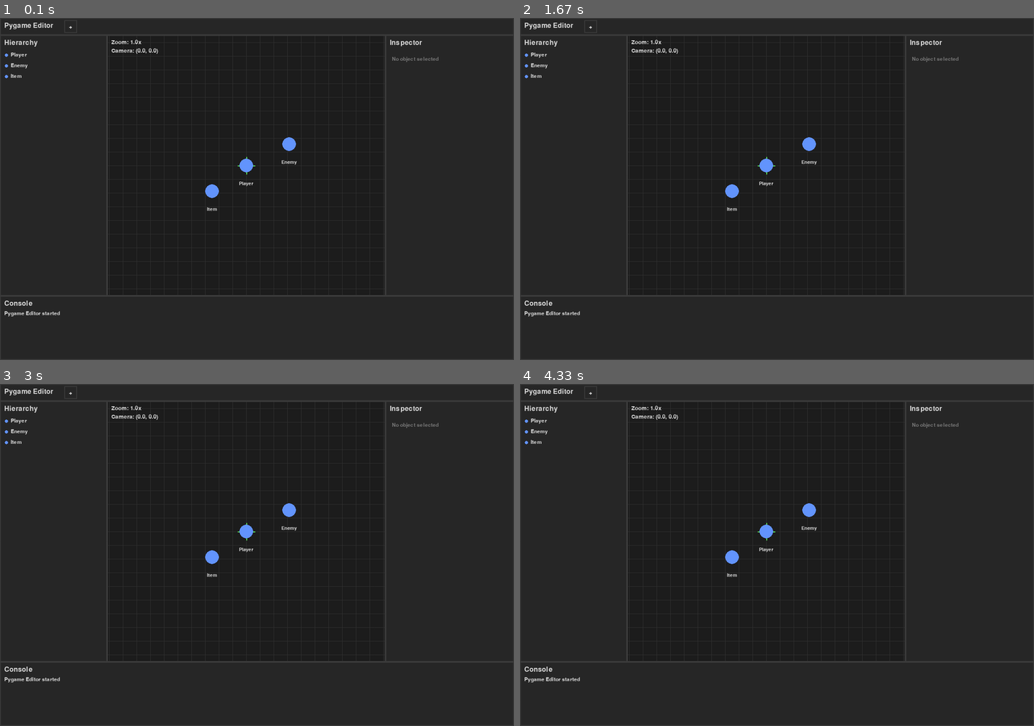
Above: before the commit, frames 1-4 (two rows, left to right).
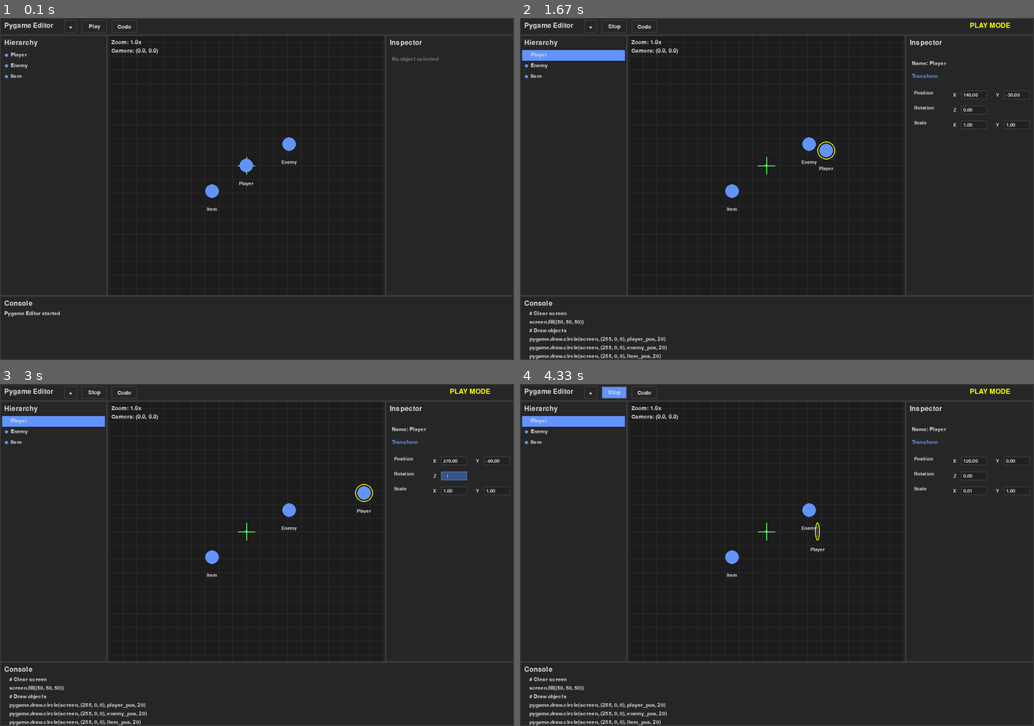
Above: after the commit, the same moments.

Repository: MiroslavMali/pygame-editor
Game: pygame game, started from main.py
Same seed, same stepped clock (60 frames per second), same inputs: the game is played once before the commit and once after it.
Inputs (mouse positions are in pixels of both pictures, inside the frame that each line leads up to):
- Up to frame 1 (0.1 s): no input
- Up to frame 2 (1.67 s): tap Space at 0.33 s; press the mouse at (643, 24) at 0.7 s; move the mouse to (730, 62) at 0.8 s; release the mouse at (823, 100) at 0.93 s; hold Right 1-1.47 s; hold Up from 1.55 s (still down)
- Up to frame 3 (3 s): release Up at 1.85 s; press the mouse at (452, 476) at 1.92 s; move the mouse to (406, 500) at 2.02 s; release the mouse at (359, 527) at 2.15 s; tap Space at 2.22, 2.62, 2.92 s; hold Right from 2.55 s (still down)
- Up to frame 4 (4.33 s): release Right at 3.02 s; hold Left 3.05-3.58 s; tap Space at 3.12, 3.42, 3.68 s; hold Down 3.62-3.92 s; press the mouse at (956, 490) at 3.98 s; move the mouse to (931, 507) at 4.08 s; release the mouse at (905, 524) at 4.22 s; press the mouse at (612, 390) at 4.32 s

The runs differ from the first frame. In frame 1, less than 0.1% of the frame differs, in the area x 17-26%, y 1-4%; in frame 2, 2.2%; in frame 3, 2.3%, in the area x 0-100%, y 1-100%; in frame 4, 2.2%.

Commit message:
Add play mode functionality with visual feedback and code generation

Diff:
--- a/src/editor.py
+++ b/src/editor.py
@@ -95,6 +95,9 @@
         self.dragged_object = None
         self.drag_start_pos = Vector2(0, 0)
 
+        # Play mode state (will be set by editor)
+        self.is_playing = False
+
     def handle_event(self, event):
         if not self.hovered:
             return False
@@ -116,13 +119,13 @@
                     self.camera.reset_view()
                     return True
 
-                # Object selection and drag start
+                # Object selection and drag start (only in edit mode)
                 world_pos = self.camera.screen_to_world(local_mouse_pos)
                 clicked_object = self.scene.get_object_at_position(world_pos.x, world_pos.y)
                 self.scene.select_object(clicked_object)
 
-                # Start dragging if we clicked on an object
-                if clicked_object:
+                # Start dragging if we clicked on an object (only in edit mode)
+                if clicked_object and not self.is_playing:
                     self.is_dragging_object = True
                     self.dragged_object = clicked_object
                     self.drag_start_pos = world_pos
@@ -151,8 +154,8 @@
                 self.camera.pan(delta_x, delta_y)
                 self.last_mouse_pos = local_mouse_pos
                 return True
-            elif self.is_dragging_object and self.dragged_object:
-                # Drag the object
+            elif self.is_dragging_object and self.dragged_object and not self.is_playing:
+                # Drag the object (only in edit mode)
                 world_pos = self.camera.screen_to_world(local_mouse_pos)
                 self.dragged_object.transform.position = world_pos
                 return True
@@ -431,6 +434,10 @@
         self.running = True
         self.object_counter = 1
 
+        # Play mode state
+        self.is_playing = False
+        self.play_speed = 5  # Movement speed for play mode
+
         # Add some sample objects
         self.create_sample_objects()
 
@@ -464,6 +471,107 @@
 
         # Add plus button to menu bar
         self.add_button = Button(150, 5, 30, 30, "+", self.add_object)
+
+        # Add play button to menu bar
+        self.play_button = Button(190, 5, 60, 30, "Play", self.toggle_play_mode)
+
+        # Add code generation button
+        self.code_button = Button(260, 5, 60, 30, "Code", self.show_generated_code)
+
+    def show_generated_code(self):
+        """Show generated Pygame code in console"""
+        code = self.generate_pygame_code()
+        self.console.log("Generated Pygame Code:")
+        self.console.log("=" * 50)
+        for line in code.split('\n'):
+            if line.strip():
+                self.console.log(line)
+        self.console.log("=" * 50)
+
+    def toggle_play_mode(self):
+        """Toggle between edit and play mode"""
+        self.is_playing = not self.is_playing
+        if self.is_playing:
+            self.enter_play_mode()
+        else:
+            self.exit_play_mode()
+
+    def enter_play_mode(self):
+        """Enter play mode"""
+        self.console.log("Entering Play Mode")
+        # Select the first object as default player
+        if self.scene.game_objects:
+            self.scene.select_object(self.scene.game_objects[0])
+
+    def exit_play_mode(self):
+        """Exit play mode"""
+        self.console.log("Exiting Play Mode")
+        # Deselect all objects
+        self.scene.select_object(None)
+
+    def generate_pygame_code(self):
+        """Generate Pygame code from current scene"""
+        code = """import pygame
+pygame.init()
+screen = pygame.display.set_mode((800, 600))
+clock = pygame.time.Clock()
+
+# Game objects generated from editor
+"""
+
+        for i, obj in enumerate(self.scene.game_objects):
+            code += f"""
+# {obj.name}
+{obj.name.lower()}_pos = [{obj.transform.position.x}, {obj.transform.position.y}]
+{obj.name.lower()}_speed = 5
+"""
+
+        code += """
+# Game loop
+running = True
+while running:
+    for event in pygame.event.get():
+        if event.type == pygame.QUIT:
+            running = False
+
+    # Handle input
+    keys = pygame.key.get_pressed()
+"""
+
+        # Add movement for the first object (player)
+        if self.scene.game_objects:
+            player = self.scene.game_objects[0]
+            code += f"""
+    # Move {player.name}
+    if keys[pygame.K_LEFT]:
+        {player.name.lower()}_pos[0] -= {player.name.lower()}_speed
+    if keys[pygame.K_RIGHT]:
+        {player.name.lower()}_pos[0] += {player.name.lower()}_speed
+    if keys[pygame.K_UP]:
+        {player.name.lower()}_pos[1] -= {player.name.lower()}_speed
+    if keys[pygame.K_DOWN]:
+        {player.name.lower()}_pos[1] += {player.name.lower()}_speed
+"""
+
+        code += """
+    # Clear screen
+    screen.fill((50, 50, 50))
+
+    # Draw objects
+"""
+
+        for obj in self.scene.game_objects:
+            code += f"""    pygame.draw.circle(screen, (255, 0, 0), {obj.name.lower()}_pos, 20)
+"""
+
+        code += """
+    pygame.display.flip()
+    clock.tick(60)
+
+pygame.quit()
+"""
+
+        return code
 
     def create_sample_objects(self):
         """Create some sample objects for testing"""
@@ -517,10 +625,15 @@
                 elif event.key == pygame.K_DELETE:
                     # Delete selected object with Delete key
                     self.delete_object()
+                elif event.key == pygame.K_SPACE and not self.is_playing:
+                    # Toggle play mode with spacebar (only when not playing)
+                    self.toggle_play_mode()
 
             # Handle UI events
             mouse_pos = pygame.mouse.get_pos()
             self.add_button.handle_event(event)  # Handle add button in menu bar
+            self.play_button.handle_event(event)  # Handle play button in menu bar
+            self.code_button.handle_event(event)  # Handle code button in menu bar
             self.hierarchy_panel.handle_event(event)  # Handle hierarchy clicks
             self.scene_view.handle_event(event)  # Handle scene view clicks
             self.inspector_panel.handle_event(event)
@@ -530,13 +643,37 @@
         """Update editor state"""
         mouse_pos = pygame.mouse.get_pos()
         self.add_button.update(mouse_pos)  # Update add button
+        self.play_button.update(mouse_pos)  # Update play button
+        self.code_button.update(mouse_pos)  # Update code button
         self.hierarchy_panel.update(mouse_pos)
+
+        # Update scene view with play mode state
+        self.scene_view.is_playing = self.is_playing
         self.scene_view.update(mouse_pos)
+
         self.inspector_panel.update(mouse_pos)
         self.console_panel.update(mouse_pos)
 
+        # Handle play mode input
+        if self.is_playing:
+            self.handle_play_input()
+
         # Update scene
         self.scene.update()
+
+    def handle_play_input(self):
+        """Handle input during play mode"""
+        keys = pygame.key.get_pressed()
+        if self.scene.selected_object:
+            # Move selected object with arrow keys
+            if keys[pygame.K_LEFT]:
+                self.scene.selected_object.transform.position.x -= self.play_speed
+            if keys[pygame.K_RIGHT]:
+                self.scene.selected_object.transform.position.x += self.play_speed
+            if keys[pygame.K_UP]:
+                self.scene.selected_object.transform.position.y -= self.play_speed
+            if keys[pygame.K_DOWN]:
+                self.scene.selected_object.transform.position.y += self.play_speed
 
     def draw(self):
         """Draw the editor"""
@@ -552,8 +689,21 @@
         text = font.render("Pygame Editor", True, Colors.TEXT_COLOR)
         self.screen.blit(text, (10, 10))
 
+        # Update play button text based on mode
+        if self.is_playing:
+            self.play_button.text = "Stop"
+        else:
+            self.play_button.text = "Play"
+
         # Draw add button in menu bar
         self.add_button.draw(self.screen)
+        self.play_button.draw(self.screen)
+        self.code_button.draw(self.screen)
+
+        # Draw play mode indicator
+        if self.is_playing:
+            mode_text = font.render("PLAY MODE", True, (255, 255, 0))  # Yellow text
+            self.screen.blit(mode_text, (SCREEN_WIDTH - 150, 10))
 
         # Draw panels
         self.hierarchy_panel.draw(self.screen)
